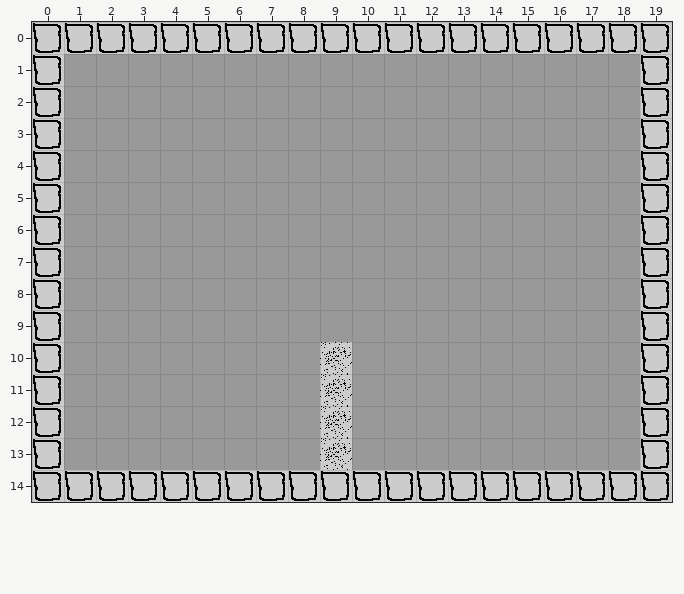
Tiled map (JSON) -- assets/maps/test_1_1.tmj. Above is the file before it was changed.
Cells are 32x32 px. Shown: x 0..19, y 0..14.
After the commit:
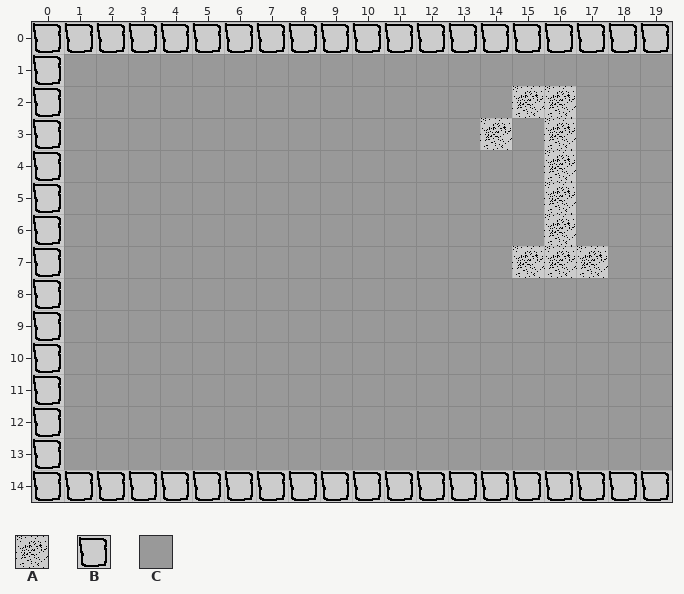
Key: from "test_tiles": A 1 "solid", B 2 "solid", C 3 "air".
_ is an empty cell.
Tiles replaced or removed in this view: A, B, C.
Diff:
Changed rows in their new state; . is an unchanged cell.
Layer "Tile Layer 1":
first column x 9:
 1 ..........C
 2 ......AA..C
 3 .....A.A..C
 4 .......A..C
 5 .......A..C
 6 .......A..C
 7 ......AAA.C
 8 ..........C
 9 ..........C
10 C.........C
11 C.........C
12 C.........C
13 C.........C
Boxes around the changes in both pictures, in picture pixels (x1, y1, x2, y2):
changed: (640, 54, 672, 470)
changed: (480, 86, 608, 278)
changed: (320, 342, 352, 470)
